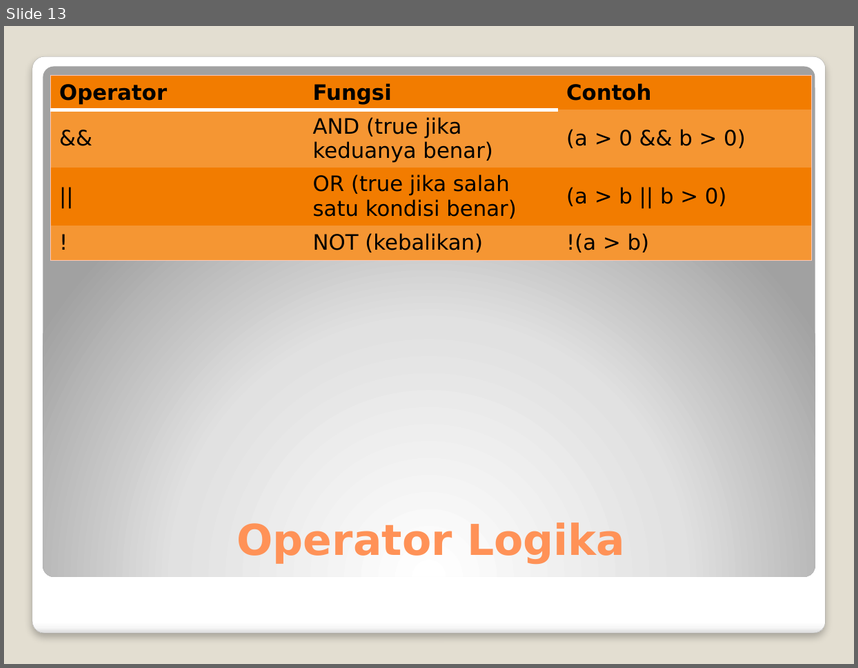
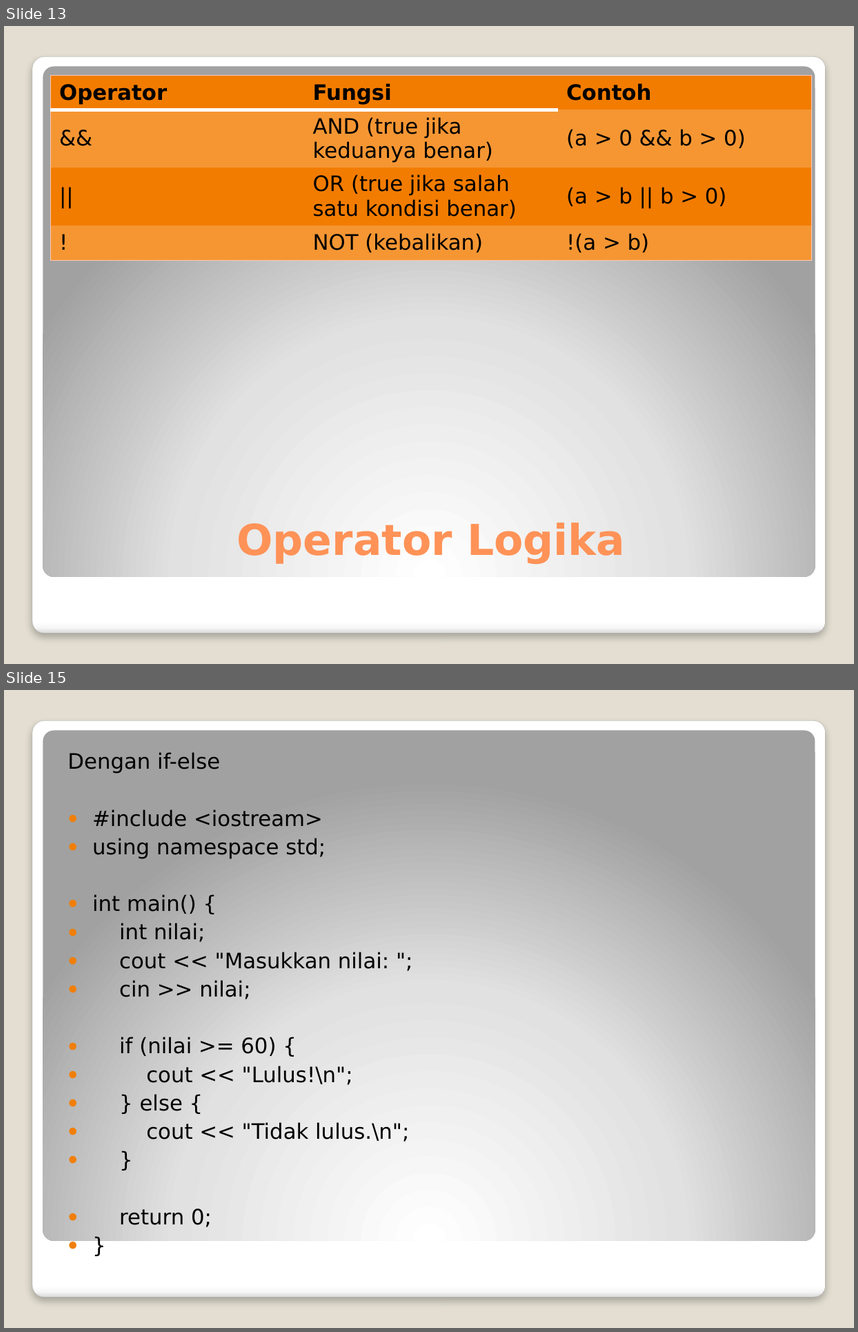
Before and after one commit to Luth-Badila/Cpp-dasar, a slide deck: C++ Dasar.pptx. Shown one above the other, each under a label of ours: slide 13 before the commit, slides 13 and 15 after it; the slides between them are not shown. The pictures are 858x668 and 858x1332 pixels, drawn with LibreOffice and Linux fonts; fonts in the diff are those of the drawing. Boxes give left, top, right and bottom in pixels: in the first picture for what was removed or moved away, otherwise in the second. Text is boxed around its words. In the diff, an @@ line names an element or a change of style, - is before the commit and + after.

```diff
--- a/C++ Dasar.pptx
+++ b/C++ Dasar.pptx
@@ slide 15 added at bbox=[4, 690, 854, 1328], background #E3DED1; not listed: 2 template elements that a slide beside it also shows @@
@@ text added at bbox=[67, 752, 409, 1141], 18 pt, text #000000 @@
+Dengan if-else
+● #include <iostream>
+● using namespace std;
+● int main() {
+● int nilai;
+● cout << "Masukkan nilai: ";
+● cin >> nilai;
+● if (nilai >= 60) {
+● cout << "Lulus!\n";
+● } else {
+● cout << "Tidak lulus.\n";
+● }
+● return 0;
+● }
```
Also in this commit, not shown: 1 slide changed, 7 other slides added.
